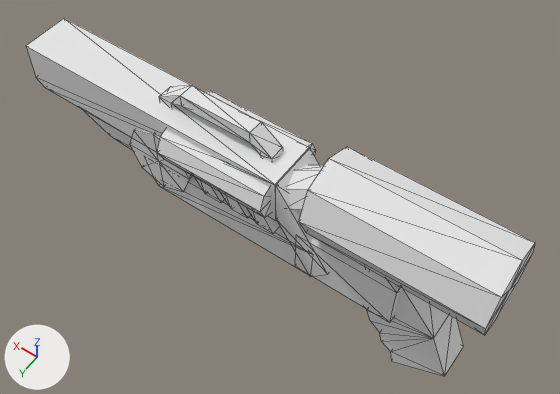
Before and after pictures for a commit that changed the OBJ model data/MODEL/Xgun.obj.
Before and after are seen from a camera (50 mm lens) standing at (-0.913, 1.306, 2.479) and looking at (0.071, -0.071, 0.315). Arrows for +X, +Y and +Z are at lower left; the lights stay in place. Mesh edges are drawn as thin lines. Where no turn or scale is listed for an object, it has been applied to the vertices.

In view in the first picture: 'Xgun'.
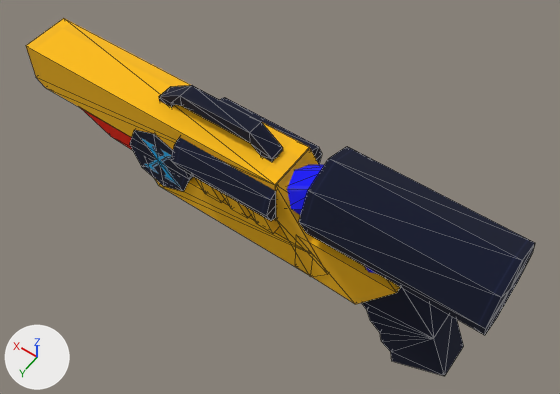
Pixel boxes (x1, y1, x2, y2) of what changed, in the pictures (560 x 394 px; the box of a moved part takes in the faces that stretch with it):
'Xgun', recoloured, reshaped, surface changed
    both: (26, 18, 535, 376)
part 1 of me_xgun, moved or reshaped
    before: (157, 129, 270, 217)
    after: (171, 137, 276, 221)
part 2 of me_xgun, moved or reshaped
    before: (206, 90, 316, 155)
    after: (219, 97, 322, 164)
part 3 of me_xgun, moved or reshaped
    before: (311, 244, 400, 323)
    after: (311, 244, 396, 304)
part 4 of me_xgun, surface changed
    both: (26, 18, 535, 376)

The change in detail:
Picture 'Xgan.png' (img_xgan_png) is new.
Material 'lambert4SG' (mat_lambert4sg) is new.
Its texture is img_xgan_png.
Its roughness is 1.0.
me_xgun has 228 vertices, 388 faces and spans x -0.77..1.09, y -0.18..0.14, z -0.08..0.72.
me_xgun is used by ob_xgun; location (0.0, 0.0, 0.0).
me_xgun no longer uses material mat_xgun_lambert3sg (white #e7e7e7).
me_xgun part 1: the loose piece of 12 vertices spanning x 0.0..0.43, y 0.05..0.13, z 0.42..0.59 is scaled about its middle by (0.916, 1, 1), then moved by (-0.04, 0.0, 0.0).
me_xgun part 2: the loose piece of 12 vertices spanning x 0.0..0.43, y -0.18..-0.1, z 0.43..0.59 is scaled about its middle by (0.916, 1, 1), then moved by (-0.04, 0.0, 0.0).
Part 3, on me_xgun:
Vertex 195 of me_xgun moves from (-0.48, 0.08, 0.21) at pixel (389, 322) to (-0.35, 0.08, 0.2) at pixel (355, 304).
Vertex 201 of me_xgun moves from (-0.48, -0.11, 0.21) to (-0.35, -0.11, 0.2).
me_xgun part 4: texture (UV) coordinates of 388 of 388 faces, centred in x -0.77..1.09, y -0.17..0.13, z -0.06..0.71, changed; they spanned u 0.0..0.65, v 0.0..0.98 and now span u 0.0..0.94, v 0.0..1.0.
me_xgun now uses material mat_lambert4sg (picture img_xgan_png).
